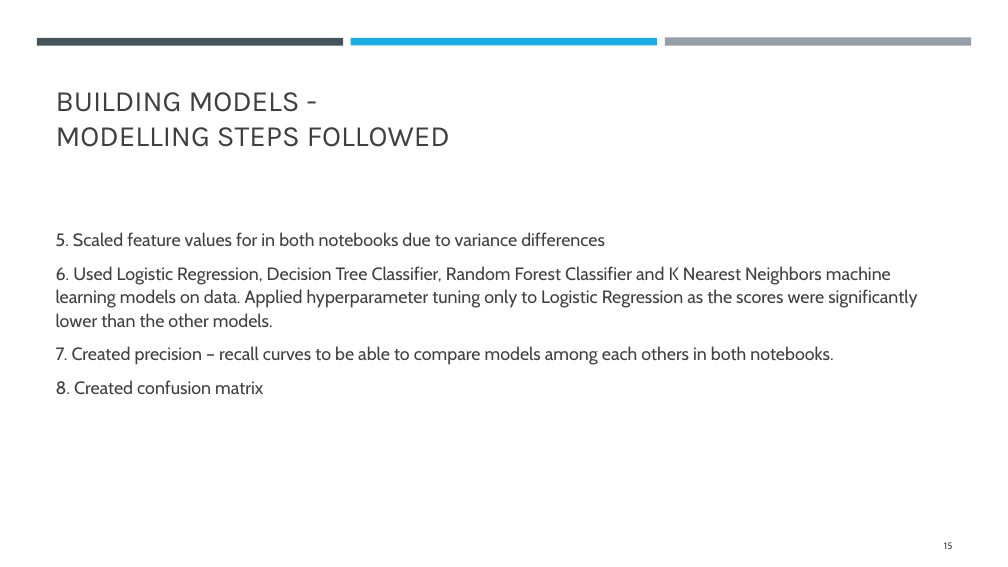
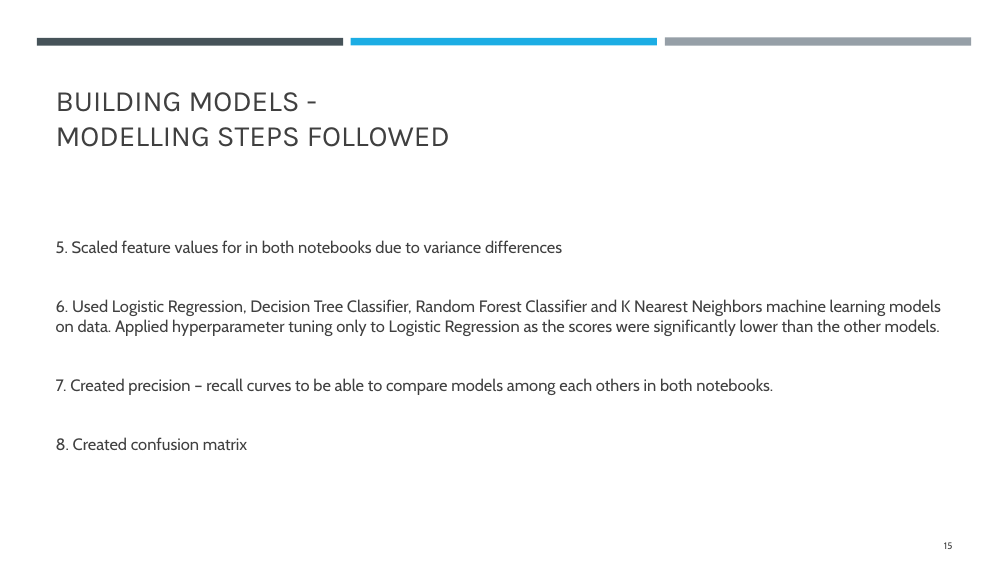
Before and after one commit to IsabelleUslu/InstituteOfDataLabs, a slide deck: slide 15 of IOD Projects/MP2New/New - Predicting Employee Attrition.pptx. Drawn at 1008x567 pixels with LibreOffice and Linux fonts; fonts in the diff are those of the drawing. Boxes give left, top, right and bottom in pixels: in the first picture for what was removed or moved away, otherwise in the second. Text is boxed around its words. In the diff, an @@ line names an element or a change of style, - is before the commit and + after.

```diff
--- a/IOD Projects/MP2New/New - Predicting Employee Attrition.pptx
+++ b/IOD Projects/MP2New/New - Predicting Employee Attrition.pptx
@@ text "5. Scaled feature values for ..." at (56,240,941,450): size 17 to 15.7 pt; line spacing 1.1 to 1 @@
```
Also in this commit, not shown: 3 other slides changed, 1 slide added, 4 other files.
